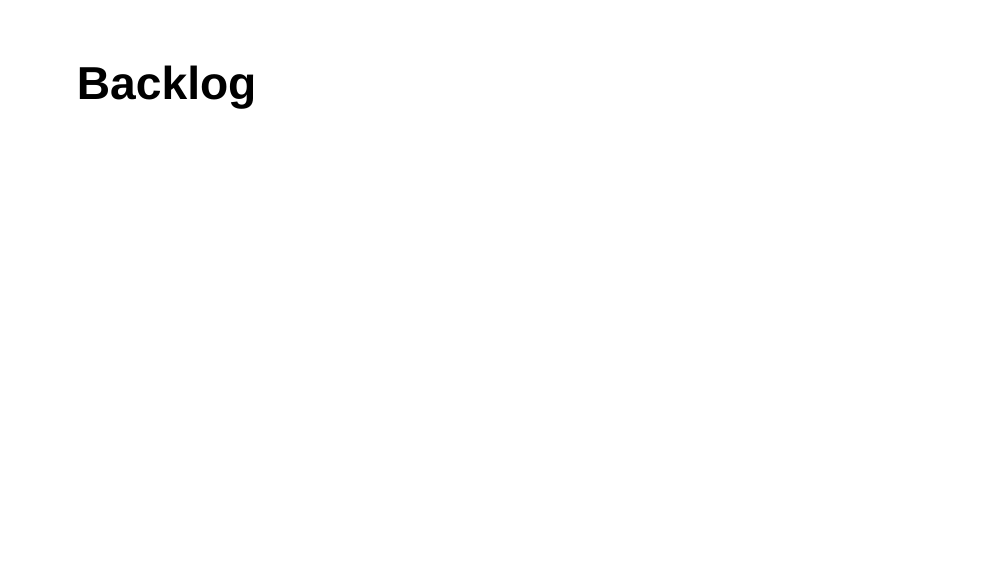
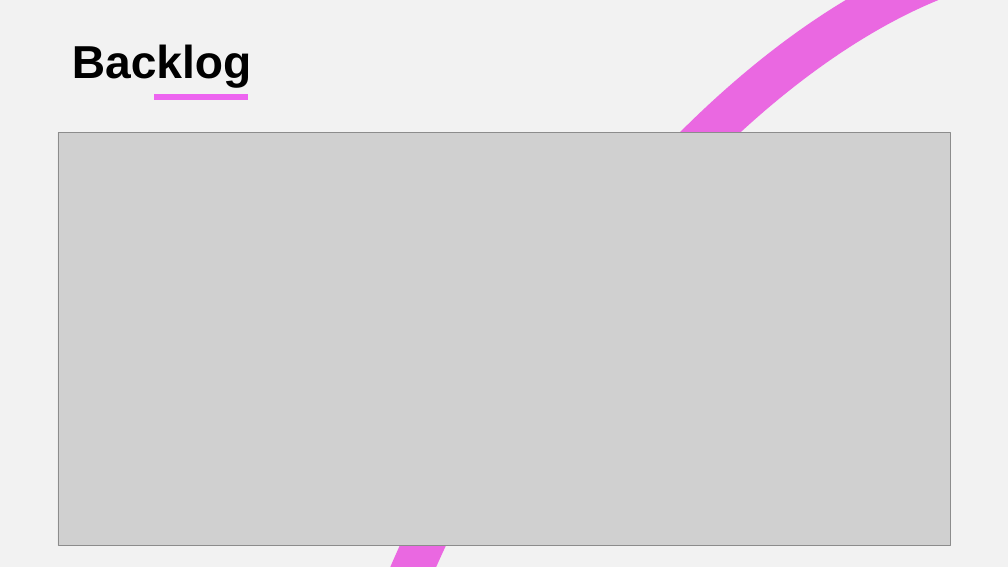
Before and after one commit to BandTec/2ADSA-2021-1-Grupo-01, a slide deck: slide 8 of Apresentação - Prepta.pptx (slide 7 before the commit). Drawn at 1008x567 pixels with LibreOffice and Linux fonts; fonts in the diff are those of the drawing; grey boxes stand for pictures. Boxes give left, top, right and bottom in pixels: in the first picture for what was removed or moved away, otherwise in the second. Text is boxed around its words. In the diff, an @@ line names an element or a change of style, - is before the commit and + after.

```diff
--- a/Apresentação - Prepta.pptx
+++ b/Apresentação - Prepta.pptx
@@ background #FFFFFF to #F2F2F2 @@
@@ arc (boxed as its full ellipse) added at (111,0,1008,567), outline #EA68E1 40 pt @@
@@ title "Backlog": place and size @@
-title "Backlog" at (77,65,257,109)
+title "Backlog" at (72,44,252,88)
@@ line added from (248, 97) to (154, 97), #ED65F0 6 pt @@
@@ picture added at (58,132,951,546) @@
```
Also in this commit, not shown: 6 other slides changed, 9 slides added, 9 slides removed, 1 other file.
